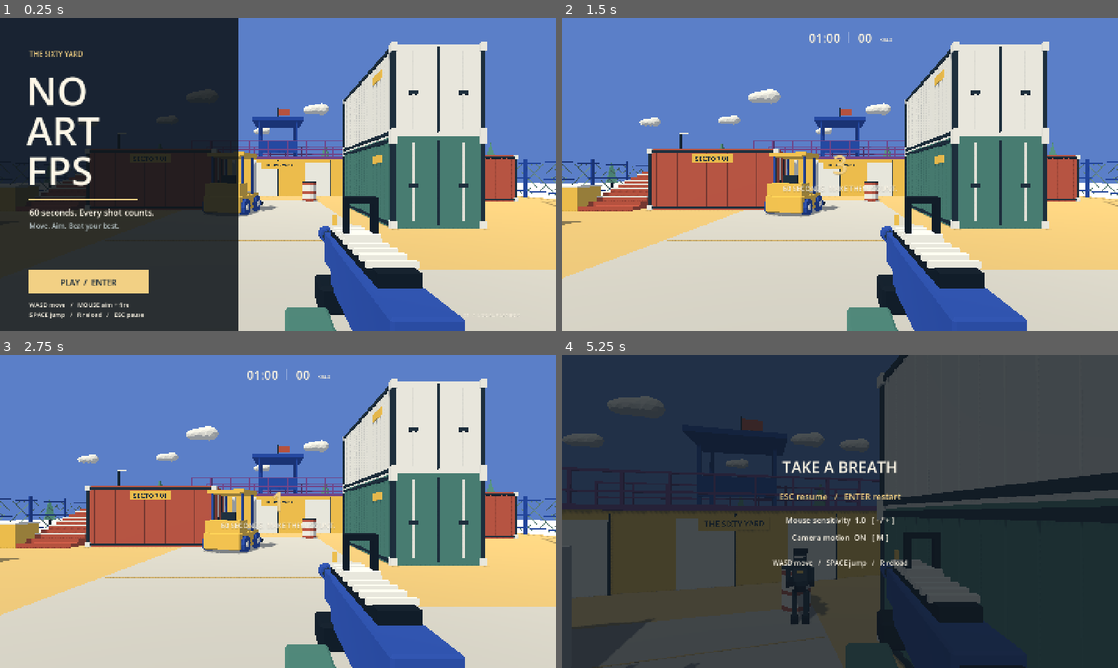
Above: before the commit, frames 1-4 (two rows, left to right).
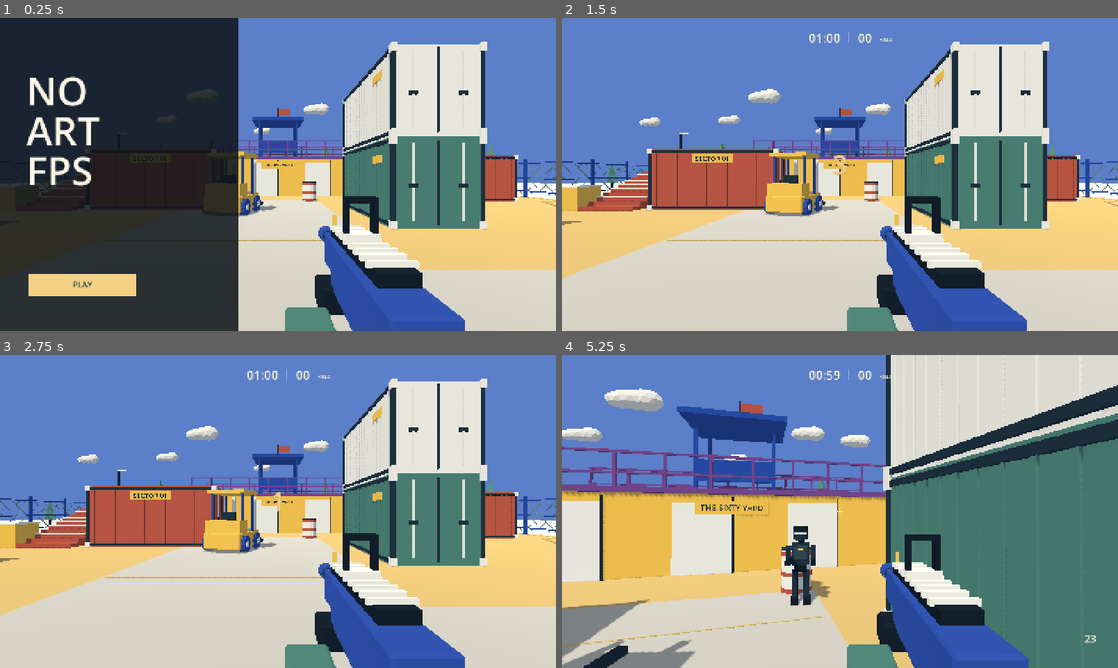
Above: after the commit, the same moments.

Repository: YicongCao/No-Art-FPS
Game: Godot game, scene res://scenes/main.tscn
The game is run twice, just before and just after one commit, with the same random seed, the same clock (stepped at 60 frames per second) and the same inputs.
Inputs (mouse positions are in pixels of both pictures, inside the frame that each line leads up to):
- Up to frame 1 (0.25 s): no input
- Up to frame 2 (1.5 s): click (645, 284) at 0.5 s, where only the run after the commit has a clickable "PLAY"; tap Enter (restart) at 1.25 s; move the mouse to (867, 174) at 1.27 s; press the mouse at (867, 174) at 1.28 s; hold W (forward) from 1.28 s (still down)
- Up to frame 3 (2.75 s): keep holding W (forward); tap Space (jump) at 1.52, 1.55, 1.82, 2.1, 2.27, 2.57 s; tap Enter (restart) at 2 s; move the mouse to (250, 511) at 2.02 s; release the mouse at (250, 511) at 2.03 s; click (250, 511) at 2.3 s
- Up to frame 4 (5.25 s): move the mouse to (851, 505) at 2.77 s; press the mouse at (851, 505) at 2.78 s; tap Space (jump) at 3.05, 3.77, 4.07, 4.52, 4.55, 4.82 s; tap Enter (restart) at 3.5 s; move the mouse to (834, 517) at 3.52 s; release the mouse at (834, 517) at 3.53 s; tap M at 3.6 s; click (834, 517) at 3.8 s; move the mouse to (878, 514) at 4.27 s; press the mouse at (878, 514) at 4.28 s; tap Escape (pause) at 4.9 s; release W (forward) at 5 s; release the mouse at (878, 514) at 5 s; click (840, 464) at 5 s, where only the run after the commit has a clickable "RESUME"

The runs differ from the first frame. In frame 1, 1.8% of the frame differs, in the area x 5-91%, y 10-96%; in frame 2, 0.1%; in frame 3, 0.1%; in frame 4, 98%, in the area x 0-100%, y 0-100%.

Commit message:
ui: simplify title, pause and results menus with direct controls

Diff:
--- a/scripts/game.gd
+++ b/scripts/game.gd
@@ -186,23 +186,34 @@
 func _unhandled_input(event: InputEvent) -> void:
 	if event.is_action_pressed("pause"):
 		if state in ["RUNNING","READY"]:pause_run()
-		elif state == "PAUSED":
-			state = previous_state
-			player.enabled = state == "RUNNING"
-			Input.mouse_mode = Input.MOUSE_MODE_CAPTURED
-		elif state == "RESULTS":
-			state = "TITLE"
-			clear_round()
-			player.reset_position()
+		elif state == "PAUSED":menu_action("resume")
+		elif state == "RESULTS":menu_action("menu")
 	elif event.is_action_pressed("restart") and state in ["TITLE","RESULTS","PAUSED"]:start_run()
-	elif event is InputEventMouseButton and event.pressed and event.button_index == MOUSE_BUTTON_LEFT and state == "TITLE":
-		if hud.start_rect().has_point(hud.get_local_mouse_position()):start_run()
 	elif event.is_action_pressed("reload") and state == "RUNNING":reload_weapon()
 	elif event is InputEventKey and event.pressed and state == "PAUSED":
 		if event.physical_keycode == KEY_MINUS:player.sensitivity = maxf(.0006,player.sensitivity-.0002)
 		if event.physical_keycode in [KEY_EQUAL,KEY_PLUS]:player.sensitivity = minf(.006,player.sensitivity+.0002)
 		if event.physical_keycode == KEY_M:reduced_motion = not reduced_motion
 		save_record()
+
+func menu_action(action: String) -> void:
+	match action:
+		"play", "retry":
+			if state in ["TITLE","RESULTS","PAUSED"]:start_run()
+		"resume":
+			if state != "PAUSED":return
+			state = previous_state
+			player.enabled = state == "RUNNING"
+			Input.mouse_mode = Input.MOUSE_MODE_CAPTURED
+		"menu":
+			if state != "RESULTS":return
+			state = "TITLE"
+			clear_round()
+			player.reset_position()
+		"motion":
+			if state != "PAUSED":return
+			reduced_motion = not reduced_motion
+			save_record()
 
 func _physics_process(delta: float) -> void:
 	if state == "READY":
--- a/scripts/hud.gd
+++ b/scripts/hud.gd
@@ -6,6 +6,11 @@
 var kill_pop = 0.0
 var damage = 0.0
 var shot = 0.0
+var menu: Control
+var menu_state = ""
+var menu_size = Vector2.ZERO
+var sensitivity_slider: HSlider
+var motion_button: Button
 const WHITE = Color("fff8e8")
 const INK = Color("243440")
 const GOLD = Color("f2d084")
@@ -14,12 +19,21 @@
 	set_anchors_and_offsets_preset(Control.PRESET_FULL_RECT)
 	mouse_filter = Control.MOUSE_FILTER_IGNORE
 	font = ThemeDB.fallback_font
+	menu = Control.new()
+	menu.mouse_filter = Control.MOUSE_FILTER_IGNORE
+	menu.set_anchors_and_offsets_preset(Control.PRESET_FULL_RECT)
+	add_child(menu)
 
 func _process(delta: float) -> void:
 	hit = maxf(0,hit-delta)
 	kill_pop = maxf(0,kill_pop-delta)
 	damage = maxf(0,damage-delta)
 	shot = maxf(0,shot-delta)
+	if game and (menu_state != game.state or menu_size != size):
+		rebuild_menu()
+	if game and game.state == "PAUSED":
+		sensitivity_slider.set_value_no_signal(game.player.sensitivity)
+		motion_button.text = "LOW" if game.reduced_motion else "FULL"
 	queue_redraw()
 
 func label(text: String, pos: Vector2, font_size: int, color: Color = WHITE, center: bool = false) -> void:
@@ -27,8 +41,58 @@
 	draw_string(font,pos+Vector2(0,1),text,HORIZONTAL_ALIGNMENT_LEFT,-1,font_size,Color(0.08,.12,.15,.32))
 	draw_string(font,pos,text,HORIZONTAL_ALIGNMENT_LEFT,-1,font_size,color)
 
-func start_rect() -> Rect2:
-	return Rect2(Vector2(74,size.y-158),Vector2(310,62))
+func menu_button(text: String, rect: Rect2, action: String, primary: bool = false, shortcut: String = "") -> Button:
+	var button = Button.new()
+	button.name = action
+	button.text = text
+	button.position = rect.position
+	button.size = rect.size
+	button.tooltip_text = shortcut
+	button.add_theme_font_size_override("font_size",21)
+	for state_name in ["normal","hover","pressed","focus"]:
+		var style = StyleBoxFlat.new()
+		style.bg_color = GOLD if primary else Color(1,1,1,.07)
+		if state_name == "hover":style.bg_color = GOLD.lightened(.15) if primary else Color(1,1,1,.15)
+		if state_name == "pressed":style.bg_color = GOLD.darkened(.1) if primary else Color(1,1,1,.2)
+		if state_name == "focus":
+			style.bg_color = Color.TRANSPARENT
+			style.set_border_width_all(2)
+			style.border_color = WHITE
+		button.add_theme_stylebox_override(state_name,style)
+	for color_name in ["font_color","font_hover_color","font_pressed_color","font_focus_color"]:
+		button.add_theme_color_override(color_name,INK if primary else WHITE)
+	button.pressed.connect(func():game.menu_action(action))
+	menu.add_child(button)
+	return button
+
+func rebuild_menu() -> void:
+	for child in menu.get_children():
+		menu.remove_child(child)
+		child.queue_free()
+	menu_state = game.state
+	menu_size = size
+	var c = size*.5
+	if menu_state == "TITLE":
+		menu_button("PLAY",Rect2(74,size.y-150,280,60),"play",true,"Enter")
+	elif menu_state == "RESULTS":
+		menu_button("RETRY",Rect2(c.x-200,c.y+145,190,56),"retry",true,"Enter")
+		menu_button("MENU",Rect2(c.x+10,c.y+145,190,56),"menu",false,"Esc")
+	elif menu_state == "PAUSED":
+		menu_button("RESUME",Rect2(c.x-200,c.y-150,400,60),"resume",true,"Esc")
+		menu_button("RESTART",Rect2(c.x-200,c.y-74,400,56),"retry",false,"Enter")
+		sensitivity_slider = HSlider.new()
+		sensitivity_slider.name = "Sensitivity"
+		sensitivity_slider.position = Vector2(c.x+10,c.y+44)
+		sensitivity_slider.size = Vector2(190,28)
+		sensitivity_slider.min_value = .0006
+		sensitivity_slider.max_value = .006
+		sensitivity_slider.step = .0002
+		sensitivity_slider.value = game.player.sensitivity
+		sensitivity_slider.value_changed.connect(func(value):
+			game.player.sensitivity = value
+			game.save_record())
+		menu.add_child(sensitivity_slider)
+		motion_button = menu_button("",Rect2(c.x+80,c.y+98,120,44),"motion",false,"M")
 
 func _draw() -> void:
 	if game == null:return
@@ -36,36 +100,20 @@
 	var state = game.state
 	if state == "TITLE":
 		draw_rect(Rect2(0,0,size.x*.43,size.y),Color(.055,.08,.10,.86))
-		label("THE SIXTY YARD",Vector2(76,100),18,GOLD)
 		label("NO",Vector2(68,227),102)
 		label("ART",Vector2(68,330),102)
 		label("FPS",Vector2(68,433),102)
-		draw_line(Vector2(76,469),Vector2(355,469),GOLD,2)
-		label("60 seconds. Every shot counts.",Vector2(76,512),22)
-		label("Move. Aim. Beat your best.",Vector2(76,545),18,Color("b8c4c6"))
-		draw_rect(start_rect(),GOLD)
-		label("PLAY  /  ENTER",start_rect().position+Vector2(155,40),21,INK,true)
-		label("WASD move   /   MOUSE aim + fire",Vector2(76,size.y-62),16)
-		label("SPACE jump   /   R reload   /   ESC pause",Vector2(76,size.y-36),16)
-		label("01  /  LOCAL PLAYBOX",Vector2(size.x-240,size.y-36),14)
 		return
 	if state == "RESULTS":
 		draw_rect(Rect2(Vector2.ZERO,size),Color(.06,.09,.12,.80))
-		label("TIME'S UP",Vector2(c.x,c.y-160),20,GOLD,true)
-		label(str(game.rules.kills),Vector2(c.x,c.y-15),120,WHITE,true)
-		label("KILLS",Vector2(c.x,c.y+28),24,WHITE,true)
-		var ratio = roundi(100.0*game.rules.headshots/maxi(1,game.rules.kills))
-		label("BEST %02d     /     HEADSHOTS %d%%"%[game.best,ratio],Vector2(c.x,c.y+88),20,GOLD,true)
-		label("ENTER  /  RUN IT BACK",Vector2(c.x,c.y+170),23,WHITE,true)
-		label("ESC  /  BACK TO YARD",Vector2(c.x,c.y+215),16,Color("b8c4c6"),true)
+		label(str(game.rules.kills),Vector2(c.x,c.y-30),120,WHITE,true)
+		label("KILLS",Vector2(c.x,c.y+12),24,WHITE,true)
+		label("BEST %02d"%game.best,Vector2(c.x,c.y+72),20,GOLD,true)
 		return
 	if state == "PAUSED":
 		draw_rect(Rect2(Vector2.ZERO,size),Color(.06,.09,.12,.76))
-		label("TAKE A BREATH",Vector2(c.x,c.y-100),40,WHITE,true)
-		label("ESC resume   /   ENTER restart",Vector2(c.x,c.y-30),22,GOLD,true)
-		label("Mouse sensitivity  %.1f   [ - / + ]"%(game.player.sensitivity/.0022),Vector2(c.x,c.y+30),20,WHITE,true)
-		label("Camera motion  %s   [ M ]"%("LOW" if game.reduced_motion else "ON"),Vector2(c.x,c.y+75),20,WHITE,true)
-		label("WASD move   /   SPACE jump   /   R reload",Vector2(c.x,c.y+140),18,WHITE,true)
+		label("Sensitivity",Vector2(c.x-200,c.y+65),20)
+		label("Camera motion",Vector2(c.x-200,c.y+128),20)
 		return
 	var seconds = ceili(game.rules.remaining())
 	var time_text = "%02d:%02d"%[seconds/60,seconds%60]
@@ -75,7 +123,6 @@
 	label("KILLS",Vector2(c.x+118,61),12,WHITE,true)
 	if state == "READY":
 		label(str(ceili(game.ready_time)),Vector2(c.x,c.y),70,GOLD,true)
-		label("60 SECONDS. MAKE THEM COUNT.",Vector2(c.x,c.y+44),18,WHITE,true)
 	else:
 		var gap = 5+shot*24
 		if hit>0:
Binary file added: artifacts/menus/pause-small.png
Binary file added: artifacts/menus/pause.png
Binary file added: artifacts/menus/ready.png
Binary file added: artifacts/menus/results.png
Binary file added: artifacts/menus/title-small.png
Binary file added: artifacts/menus/title.png
Binary file changed: artifacts/title.png
Not shown, changed: docs/implementation.md
